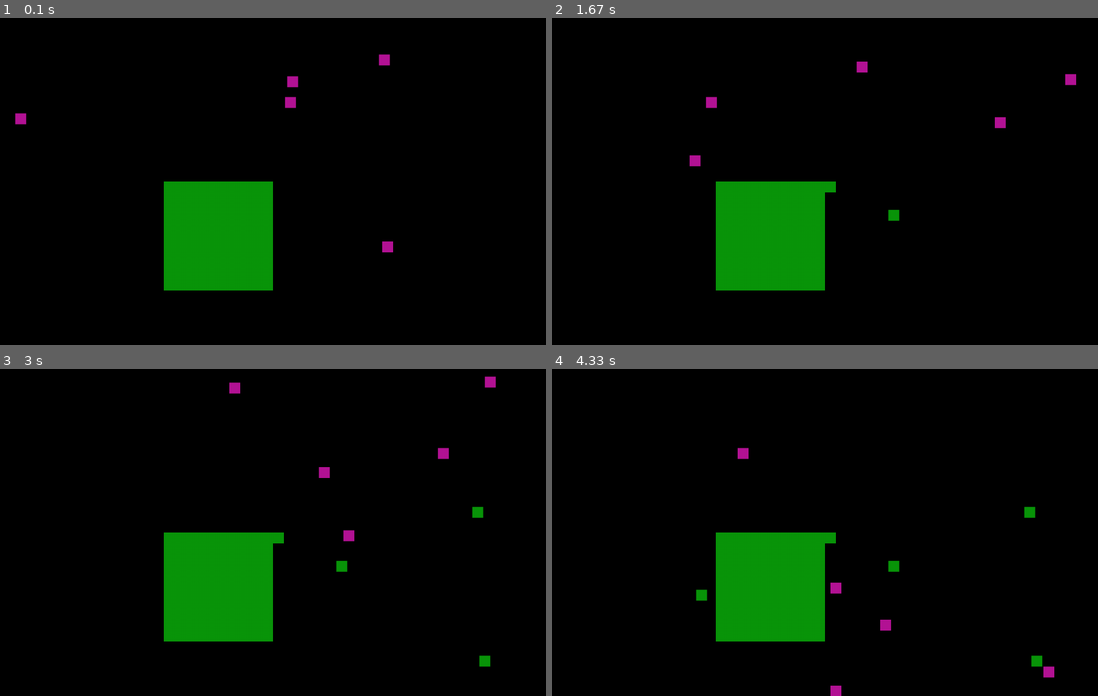
Above: before the commit, frames 1-4 (two rows, left to right).
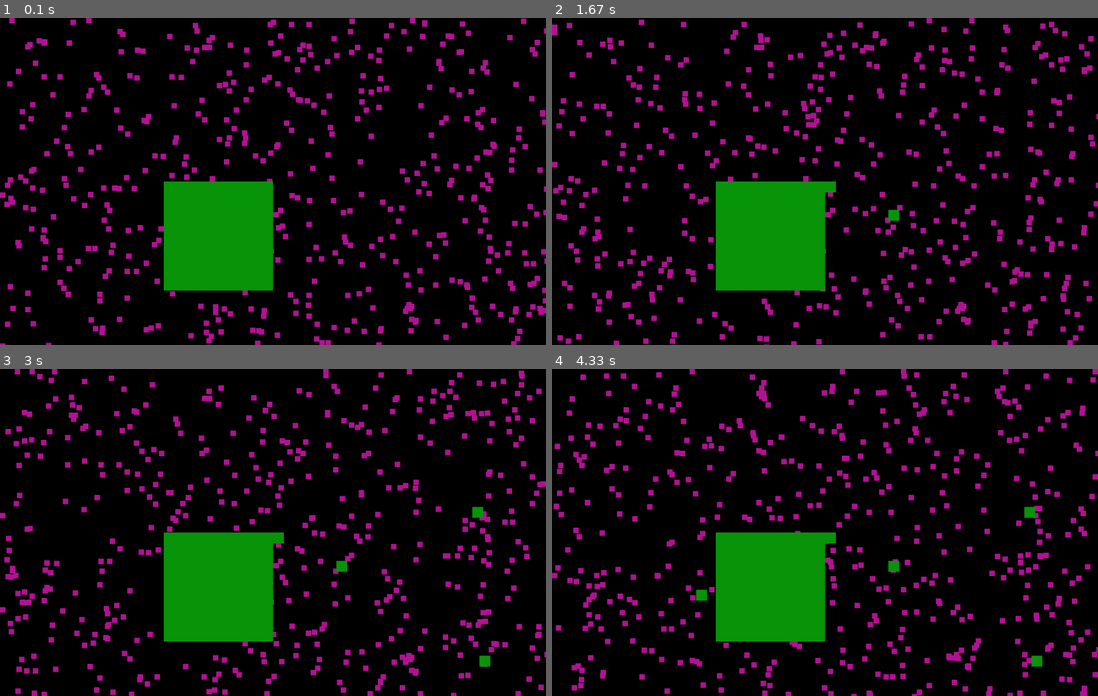
Above: after the commit, the same moments.

Repository: TheoLvs/reinforcement-learning
Game: pygame game, started from 7. Multi-Agents Simulations/pygame_test.py
Same seed, same stepped clock (60 frames per second), same inputs: the game is played once before the commit and once after it.
Inputs (mouse positions are in pixels of both pictures, inside the frame that each line leads up to):
- Up to frame 1 (0.1 s): no input
- Up to frame 2 (1.67 s): click (825, 181) at 0.4 s; click (890, 210) at 1.23 s
- Up to frame 3 (3 s): click (480, 656) at 1.9 s; click (469, 506) at 2.73 s
- Up to frame 4 (4.33 s): click (693, 588) at 3.63 s; click (704, 470) at 4.3 s

The runs differ from the first frame. In frame 1, 8.8% of the frame differs, in the area x 0-100%, y 0-100%; in frame 2, 8.8%; in frame 3, 8.6%; in frame 4, 8.7%.

Commit message:
new strucuture

Diff:
--- a/7. Multi-Agents Simulations/pygame_test.py
+++ b/7. Multi-Agents Simulations/pygame_test.py
@@ -175,8 +175,9 @@
         return self.fig.x,self.fig.y,self.fig.width,self.fig.height
 
 
-size = 20
-n_rects = 5
+
+size = 10
+n_rects = 500
 
 rects = []
 
Renamed: hyperion/agents.py -> hyperion/_deprecated/agents.py
Renamed: hyperion/environment.py -> hyperion/_deprecated/environment.py
Empty file added: hyperion/agents/__init__.py
Empty file added: hyperion/environment/__init__.py
Empty file added: hyperion/environment/grid/__init__.py
